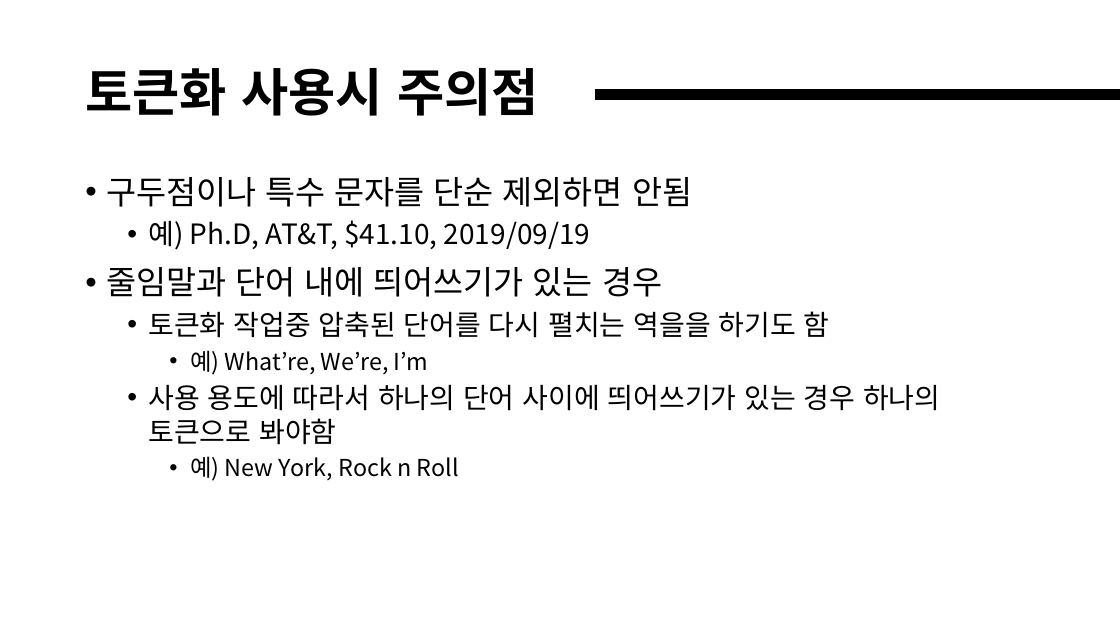
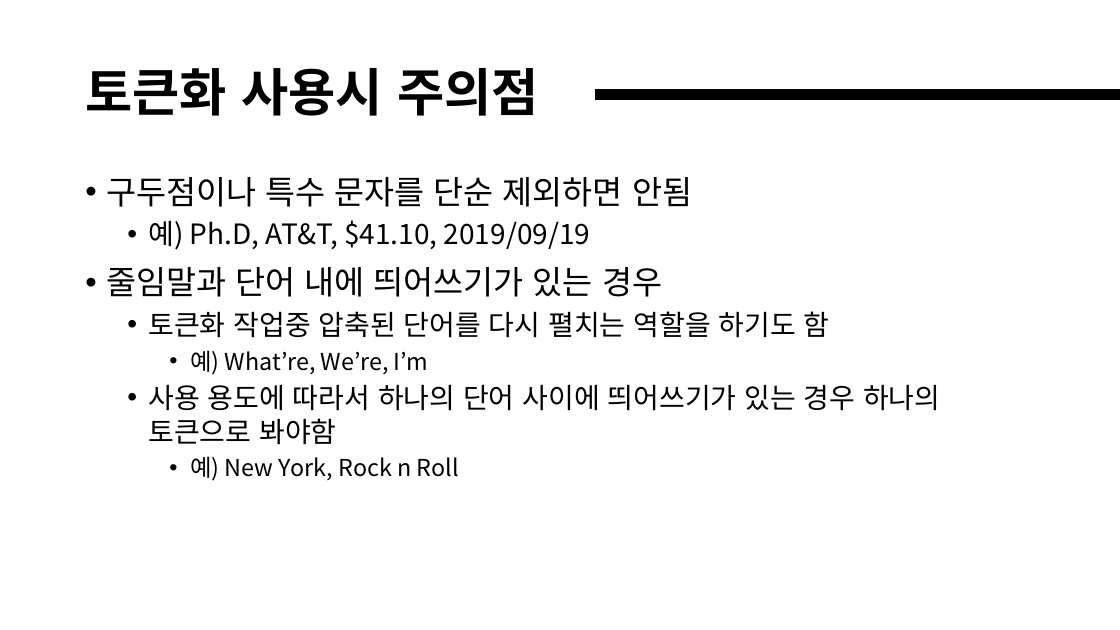
Before and after one commit to ElvinKim/seocho_dl_pytorch, a slide deck: slide 7 of 4-RNN (이론).pptx. Drawn at 1120x630 pixels with LibreOffice and Linux fonts; fonts in the diff are those of the drawing. Boxes give left, top, right and bottom in pixels: in the first picture for what was removed or moved away, otherwise in the second. Text is boxed around its words. In the diff, an @@ line names an element or a change of style, - is before the commit and + after.

Commit message:
Fix minor things
page 6: illustion -> illusion
page 7: 역을을 -> 역할을
page 14: 예측하느 -> 예측하는

```diff
--- a/4-RNN (이론).pptx
+++ b/4-RNN (이론).pptx
@@ text at (148,311,830,338): text changed @@
-  • 토큰화 작업중 압축된 단어를 다시 펼치는 역을을 하기도 함
+  • 토큰화 작업중 압축된 단어를 다시 펼치는 역할을 하기도 함
```
Also in this commit, not shown: 2 other slides changed.
